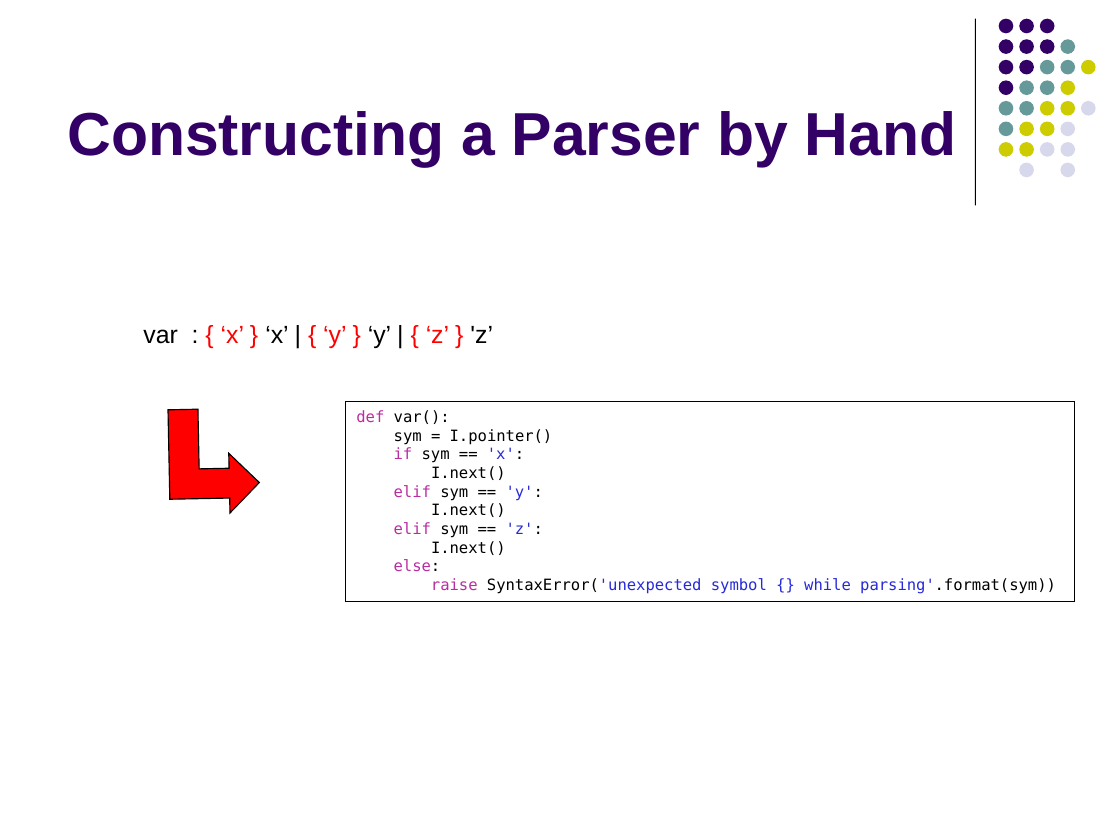
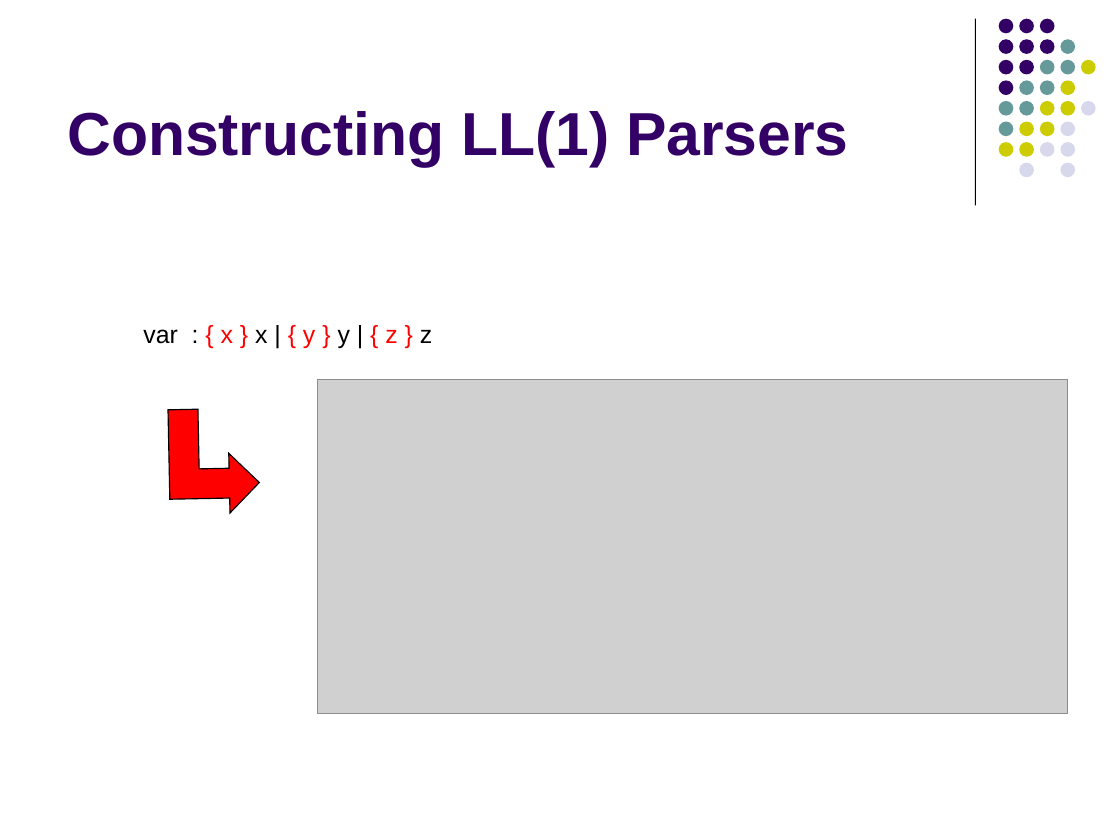
Before and after one commit to lutzhamel/CSC402, a slide deck: slide 25 of notes/csc402-ln002.pptx (slide 22 before the commit). Drawn at 1120x840 pixels with LibreOffice and Linux fonts; fonts in the diff are those of the drawing; grey boxes stand for pictures. Boxes give left, top, right and bottom in pixels: in the first picture for what was removed or moved away, otherwise in the second. Text is boxed around its words. In the diff, an @@ line names an element or a change of style, - is before the commit and + after.

```diff
--- a/notes/csc402-ln002.pptx
+++ b/notes/csc402-ln002.pptx
@@ title at [67, 111, 849, 167]: text changed @@
-Constructing a Parser by Hand
+Constructing LL(1) Parsers
@@ text at [143, 329, 432, 348]: text changed @@
-var : { ‘x’ } ‘x’ | { ‘y’ } ‘y’ | { ‘z’ } 'z’
+var : { x } x | { y } y | { z } z
@@ picture added at [317, 380, 1067, 713] @@
@@ rectangle removed at [345, 401, 1074, 600] @@
-def var():
-sym = I.pointer()
-if sym == 'x':
-I.next()
-elif sym == 'y':
-I.next()
-elif sym == 'z':
-I.next()
-else:
-raise SyntaxError('unexpected symbol {} while parsing'.format(sym))
```
Also in this commit, not shown: 14 other slides changed, 6 slides added, 5 slides removed, 4 other files.
